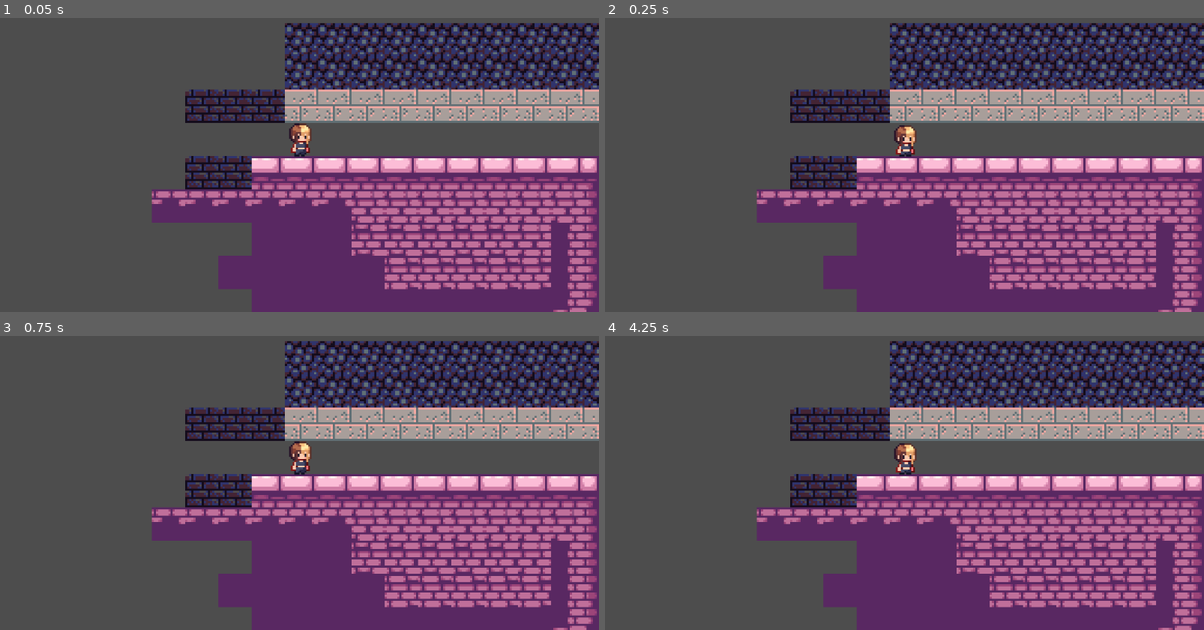
Above: before the commit, frames 1-4 (two rows, left to right).
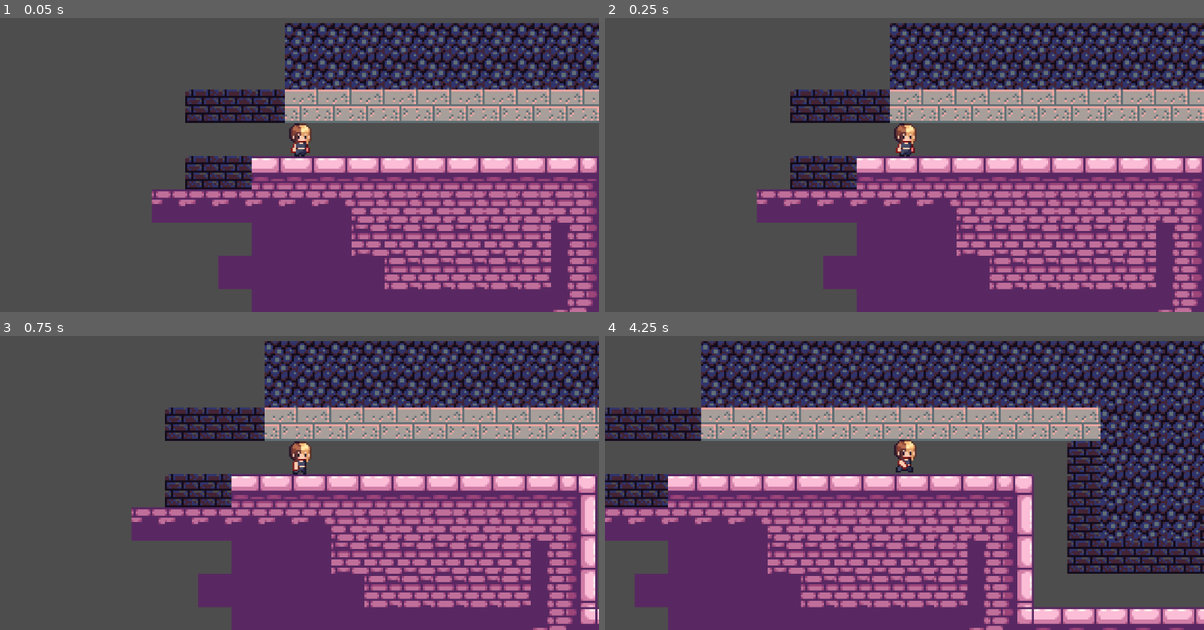
Above: after the commit, the same moments.

Repository: Matarzyna/UKSW-Kitty-Rush-gr-3
Game: Godot game, scene res://Mapa_0.tscn
The game is run twice, just before and just after one commit, with the same random seed, the same clock (stepped at 60 frames per second) and the same inputs.
Inputs:
- Up to frame 1 (0.05 s): no input
- Up to frame 2 (0.25 s): no input
- Up to frame 3 (0.75 s): tap Enter (ui_accept) at 0.5 s; hold D (right) from 0.53 s (still down)
- Up to frame 4 (4.25 s): tap Enter (ui_accept) at 0.77, 1.52, 3.02, 3.77 s; release D (right) at 2.03 s; hold A (left) 2.03-2.78 s; hold D (right) from 2.78 s (still down)

Frame 1 is identical in both runs. In frame 2, 0.2% of the frame differs, in the area x 48-52%, y 35-48%; in frame 3, 25%; in frame 4, 67%, in the area x 0-100%, y 1-100%.

Commit message:
Dodano animacje i dodano ciagly ruch

Diff:
--- a/Mapa_0.tscn
+++ b/Mapa_0.tscn
@@ -933,6 +933,54 @@
 atlas = ExtResource("5_3kvk8")
 region = Rect2(72, 0, 24, 24)
 
+[sub_resource type="AtlasTexture" id="AtlasTexture_4ri82"]
+atlas = ExtResource("5_3kvk8")
+region = Rect2(48, 48, 24, 24)
+
+[sub_resource type="AtlasTexture" id="AtlasTexture_2qhhp"]
+atlas = ExtResource("5_3kvk8")
+region = Rect2(72, 48, 24, 24)
+
+[sub_resource type="AtlasTexture" id="AtlasTexture_v4uwk"]
+atlas = ExtResource("5_3kvk8")
+region = Rect2(0, 24, 24, 24)
+
+[sub_resource type="AtlasTexture" id="AtlasTexture_h0s8o"]
+atlas = ExtResource("5_3kvk8")
+region = Rect2(24, 24, 24, 24)
+
+[sub_resource type="AtlasTexture" id="AtlasTexture_ts1og"]
+atlas = ExtResource("5_3kvk8")
+region = Rect2(48, 24, 24, 24)
+
+[sub_resource type="AtlasTexture" id="AtlasTexture_8n7hd"]
+atlas = ExtResource("5_3kvk8")
+region = Rect2(72, 24, 24, 24)
+
+[sub_resource type="AtlasTexture" id="AtlasTexture_77a8d"]
+atlas = ExtResource("5_3kvk8")
+region = Rect2(0, 48, 24, 24)
+
+[sub_resource type="AtlasTexture" id="AtlasTexture_fq5du"]
+atlas = ExtResource("5_3kvk8")
+region = Rect2(24, 48, 24, 24)
+
+[sub_resource type="AtlasTexture" id="AtlasTexture_rwyg8"]
+atlas = ExtResource("5_3kvk8")
+region = Rect2(48, 48, 24, 24)
+
+[sub_resource type="AtlasTexture" id="AtlasTexture_e3qky"]
+atlas = ExtResource("5_3kvk8")
+region = Rect2(72, 48, 24, 24)
+
+[sub_resource type="AtlasTexture" id="AtlasTexture_cym38"]
+atlas = ExtResource("5_3kvk8")
+region = Rect2(48, 0, 24, 24)
+
+[sub_resource type="AtlasTexture" id="AtlasTexture_laxk2"]
+atlas = ExtResource("5_3kvk8")
+region = Rect2(72, 0, 24, 24)
+
 [sub_resource type="SpriteFrames" id="SpriteFrames_uir1p"]
 animations = [{
 "frames": [{
@@ -945,6 +993,62 @@
 "loop": true,
 "name": &"default",
 "speed": 3.0
+}, {
+"frames": [{
+"duration": 1.0,
+"texture": SubResource("AtlasTexture_4ri82")
+}, {
+"duration": 1.0,
+"texture": SubResource("AtlasTexture_2qhhp")
+}],
+"loop": true,
+"name": &"down",
+"speed": 5.0
+}, {
+"frames": [{
+"duration": 1.0,
+"texture": SubResource("AtlasTexture_v4uwk")
+}, {
+"duration": 1.0,
+"texture": SubResource("AtlasTexture_h0s8o")
+}, {
+"duration": 1.0,
+"texture": SubResource("AtlasTexture_ts1og")
+}, {
+"duration": 1.0,
+"texture": SubResource("AtlasTexture_8n7hd")
+}],
+"loop": true,
+"name": &"left",
+"speed": 5.0
+}, {
+"frames": [{
+"duration": 1.0,
+"texture": SubResource("AtlasTexture_77a8d")
+}, {
+"duration": 1.0,
+"texture": SubResource("AtlasTexture_fq5du")
+}, {
+"duration": 1.0,
+"texture": SubResource("AtlasTexture_rwyg8")
+}, {
+"duration": 1.0,
+"texture": SubResource("AtlasTexture_e3qky")
+}],
+"loop": true,
+"name": &"right",
+"speed": 5.0
+}, {
+"frames": [{
+"duration": 1.0,
+"texture": SubResource("AtlasTexture_cym38")
+}, {
+"duration": 1.0,
+"texture": SubResource("AtlasTexture_laxk2")
+}],
+"loop": true,
+"name": &"up",
+"speed": 5.0
 }]
 
 [sub_resource type="CapsuleShape2D" id="CapsuleShape2D_uiwhr"]
@@ -965,7 +1069,6 @@
 scale = Vector2(0.833333, 0.833333)
 sprite_frames = SubResource("SpriteFrames_uir1p")
 autoplay = "default"
-frame_progress = 0.404235
 
 [node name="CollisionShape2D" type="CollisionShape2D" parent="Studentka"]
 position = Vector2(-41, 90)
--- a/scripts/studentka.gd
+++ b/scripts/studentka.gd
@@ -2,7 +2,7 @@
 
 extends CharacterBody2D
 @export var tile_size = 16  # Rozmiar kafelka (w pikselach)
-@export var move_time = 0.5  # Czas ruchu w sekundach
+@export var move_time = 0.3  # Czas ruchu w sekundach
 @onready var animated_sprite_2d = $AnimatedSprite2D  # Ścieżka do AnimatedSprite2D
 @onready var ray = $RayCast2D
 
@@ -28,26 +28,28 @@
 		handle_input()
 
 func handle_input():
-	if Input.is_action_just_pressed("ui_up"):
+	if Input.is_action_pressed("up"):
 		ray.set_target_position(Vector2.UP * 16)
 		ray.force_raycast_update()
 		if !ray.is_colliding():
 			start_movement(Vector2.UP, "up")
-	elif Input.is_action_just_pressed("ui_down"):
+	elif Input.is_action_pressed("down"):
 		ray.set_target_position(Vector2.DOWN * 16)
 		ray.force_raycast_update()
 		if !ray.is_colliding():
-			start_movement(Vector2.DOWN, "face_down")
-	elif Input.is_action_just_pressed("ui_left"):
+			start_movement(Vector2.DOWN, "down")
+	elif Input.is_action_pressed("left"):
 		ray.set_target_position(Vector2.LEFT * 16)
 		ray.force_raycast_update()
 		if !ray.is_colliding():
 			start_movement(Vector2.LEFT, "left")
-	elif Input.is_action_just_pressed("ui_right"):
+	elif Input.is_action_pressed("right"):
 		ray.set_target_position(Vector2.RIGHT * 16)
 		ray.force_raycast_update()
 		if !ray.is_colliding():
 			start_movement(Vector2.RIGHT, "right")
+	else:
+		animated_sprite_2d.play("default")
 
 func start_movement(direction: Vector2, animation: String):
 	is_moving = true
Not shown: 1 places in Mapa_0.tscn that only renumber resources
